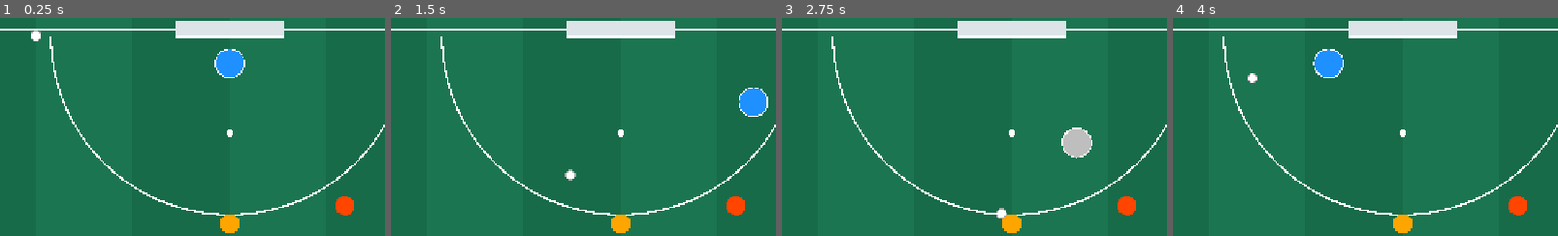
Above: before the commit, frames 1-4 (left to right).
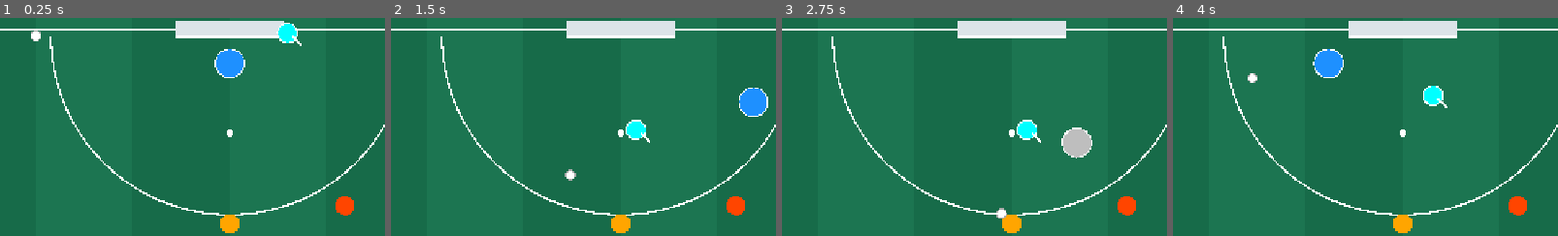
Above: after the commit, the same moments.

Repository: affarf/penalty-corner-challenge
Game: Godot game, scene res://main.tscn
The game is run twice, just before and just after one commit, with the same random seed, the same clock (stepped at 60 frames per second) and the same inputs.
Inputs (mouse positions are % of the whole screen's width and height, from its top left):
- Up to frame 1 (0.25 s): no input
- Up to frame 2 (1.5 s): tap Enter at 0.5 s; move the mouse to (72, 45) at 0.52 s; hold D (move_right) 0.53-1.28 s; tap R at 0.6 s; tap Space at 0.77, 0.8, 1.07, 1.35 s; move the mouse to (30, 55) at 1.27 s; hold S (move_down) from 1.28 s (still down)
- Up to frame 3 (2.75 s): tap Space at 1.52, 1.82, 2.3 s; tap R at 1.55 s; move the mouse to (60, 28) at 2.02 s; release S (move_down) at 2.03 s; hold D (move_right) from 2.03 s (still down); hold Right mouse button (dive) from 2.03 s (still down)
- Up to frame 4 (4 s): tap Space at 2.75, 3.02, 3.32, 3.77, 3.8 s; move the mouse to (45, 70) at 2.77 s; release D (move_right) at 2.78 s; release Right mouse button (dive) at 2.78 s; hold W (move_up) 2.78-3.53 s; tap R at 2.85, 3.6 s; move the mouse to (80, 65) at 3.52 s; hold A (move_left) from 3.53 s (still down)
The pictures show only the part of the screen within x 20-70%, y 0-50%; the shares and areas given below are measured in that part.

The runs differ from the first frame. In frame 1, 0.4% of the frame differs, in the area x 71-79%, y 2-13%; in frame 2, 0.4%; in frame 3, 0.4%; in frame 4, 0.4%, in the area x 64-72%, y 31-42%.

Commit message:
Add defensive runner AI

Diff:
--- a/ball.gd
+++ b/ball.gd
@@ -51,8 +51,14 @@
 
 var rebound_velocity := Vector2.ZERO
 
+signal event_reported(message: String)
+signal corner_finished(result: String)
+
 @onready var goalkeeper = \
 	get_parent().get_node("Goalkeeper")
+
+@onready var runner: DefensiveRunner = \
+	get_parent().get_node("DefensiveRunner") as DefensiveRunner
 
 
 func _ready() -> void:
@@ -71,10 +77,16 @@
 				reset_corner()
 
 
+
 func start_corner() -> void:
 	routine = Routine.values().pick_random()
 	phase = Phase.INJECTING
-	print("Penalty corner started!")
+
+	runner.start_run()
+
+	event_reported.emit("Corner injected!")
+	print("Corner started! Runner released!")
+
 
 
 func _physics_process(delta: float) -> void:
@@ -213,6 +225,31 @@
 		contact_fraction
 	)
 
+
+	# Check if the first runner blocks the shot.
+	if runner.can_block(
+		previous_position,
+		global_position,
+		contact_height
+	):
+		phase = Phase.REBOUND
+		ball_height = 0.0
+
+		# Simple sideways deflection away
+		# from the original shot path.
+		rebound_velocity = Vector2(
+			320.0,
+			280.0
+		)
+
+		runner.active = false
+
+		corner_finished.emit("BLOCK")
+		event_reported.emit("Runner blocked the shot!")
+		print("FIRST RUNNER BLOCK!")
+		return
+
+
 	if goalkeeper.can_block_shot(
 		closest_point,
 		contact_height
@@ -220,19 +257,31 @@
 		global_position = closest_point
 		ball_height = 0.0
 		make_rebound()
+		corner_finished.emit("SAVE")
+		event_reported.emit("Goalkeeper save!")
 		return
 
 	# Goal mouth and crossbar checks.
+
 	if position.y <= GOAL_Y + 0.01:
 		if position.x < GOAL_LEFT \
 		or position.x > GOAL_RIGHT:
 			print("WIDE!")
+			corner_finished.emit("MISS")
+			event_reported.emit("Shot missed!")
+
 		elif ball_height > GOAL_BAR_HEIGHT:
 			print("OVER THE CROSSBAR!")
+			corner_finished.emit("MISS")
+			event_reported.emit("Over the crossbar!")
+
 		else:
 			print("GOAL!")
+			corner_finished.emit("GOAL")
+			event_reported.emit("Goal conceded!")
 
 		phase = Phase.FINISHED
+
 
 
 func make_rebound() -> void:
@@ -289,8 +338,11 @@
 
 	goalkeeper.reset_keeper()
 	queue_redraw()
+	runner.reset_runner()
+	event_reported.emit("Press SPACE to start")
 
 	print("Press SPACE to start.")
+
 
 
 func _draw() -> void:
--- /dev/null
+++ b/defensive_runner.gd
@@ -0,0 +1,95 @@
+
+class_name DefensiveRunner
+extends Node2D
+
+const START_POSITION := Vector2(735, 25)
+const BLOCK_POSITION := Vector2(665, 185)
+
+@export var run_speed: float = 520.0
+@export var block_radius: float = 22.0
+
+var running := false
+var active := false
+
+
+func _ready() -> void:
+	reset_runner()
+
+
+func start_run() -> void:
+	global_position = START_POSITION
+	running = true
+	active = true
+
+
+func reset_runner() -> void:
+	running = false
+	active = false
+	global_position = START_POSITION
+	queue_redraw()
+
+
+func _physics_process(delta: float) -> void:
+	if not running:
+		return
+
+	global_position = global_position.move_toward(
+		BLOCK_POSITION,
+		run_speed * delta
+	)
+
+	if global_position.distance_to(
+		BLOCK_POSITION
+	) < 1.0:
+		running = false
+
+
+func can_block(
+	from_position: Vector2,
+	to_position: Vector2,
+	height: float
+) -> bool:
+	if not active:
+		return false
+
+	# Only block balls low enough for a
+	# basic stick interception.
+	if height > 25.0:
+		return false
+
+	var closest: Vector2 = \
+		Geometry2D.get_closest_point_to_segment(
+			global_position,
+			from_position,
+			to_position
+		)
+
+	return closest.distance_to(
+		global_position
+	) <= block_radius
+
+
+func _draw() -> void:
+	draw_circle(
+		Vector2.ZERO,
+		16.0,
+		Color.CYAN
+	)
+
+	draw_arc(
+		Vector2.ZERO,
+		16.0,
+		0.0,
+		TAU,
+		32,
+		Color.WHITE,
+		2.0
+	)
+
+	# Stick representation
+	draw_line(
+		Vector2(8, 4),
+		Vector2(23, 20),
+		Color.WHITE,
+		3.0
+	)
--- /dev/null
+++ b/defensive_runner.tscn
@@ -0,0 +1,6 @@
+[gd_scene format=3 uid="uid://4hvo5fklnn6y"]
+
+[ext_resource type="Script" uid="uid://b6d1uuthpnm2j" path="res://defensive_runner.gd" id="1_h3mvu"]
+
+[node name="DefensiveRunner" type="Node2D" unique_id=1409312240]
+script = ExtResource("1_h3mvu")
--- a/main.tscn
+++ b/main.tscn
@@ -3,6 +3,7 @@
 [ext_resource type="PackedScene" uid="uid://cxrb06gjl3lys" path="res://goalkeeper.tscn" id="1_ig7tw"]
 [ext_resource type="Script" uid="uid://7wf286hg7r1g" path="res://pitch.gd" id="2_1bvp3"]
 [ext_resource type="PackedScene" uid="uid://d1ywy2ww7cesp" path="res://ball.tscn" id="3_h2yge"]
+[ext_resource type="PackedScene" uid="uid://4hvo5fklnn6y" path="res://defensive_runner.tscn" id="4_1bvp3"]
 
 [node name="Main" type="Node2D" unique_id=1500434153]
 
@@ -13,3 +14,5 @@
 position = Vector2(640, 75)
 
 [node name="Ball" parent="." unique_id=1776875399 instance=ExtResource("3_h2yge")]
+
+[node name="DefensiveRunner" parent="." unique_id=1409312240 instance=ExtResource("4_1bvp3")]
Not shown, added: defensive_runner.gd.uid
